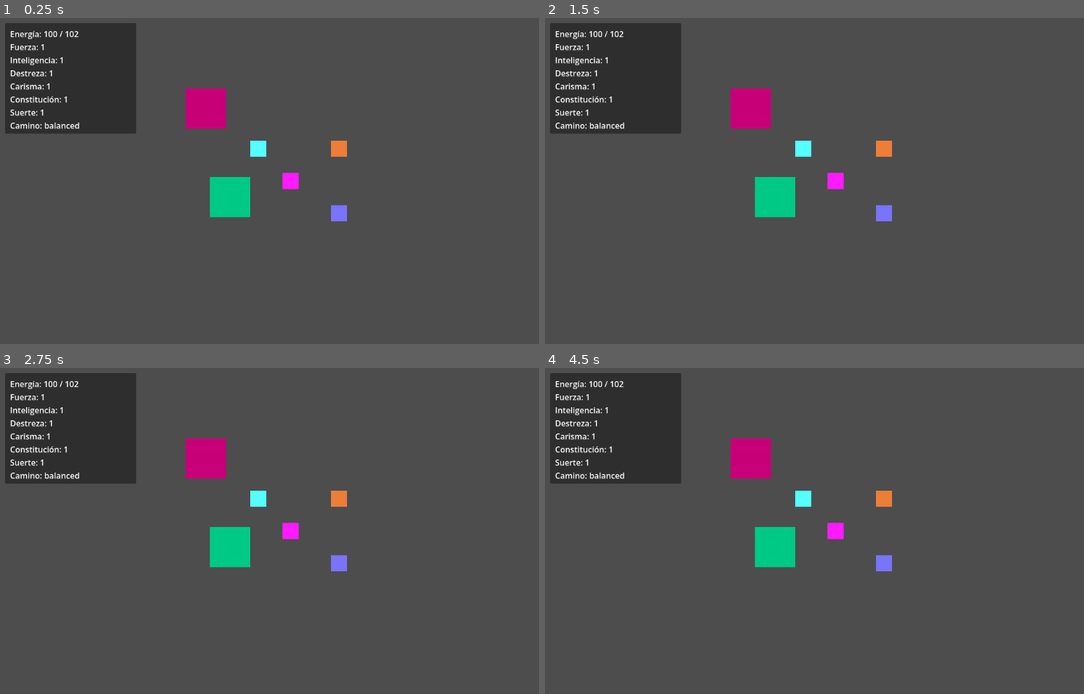
Above: before the commit, frames 1-4 (two rows, left to right).
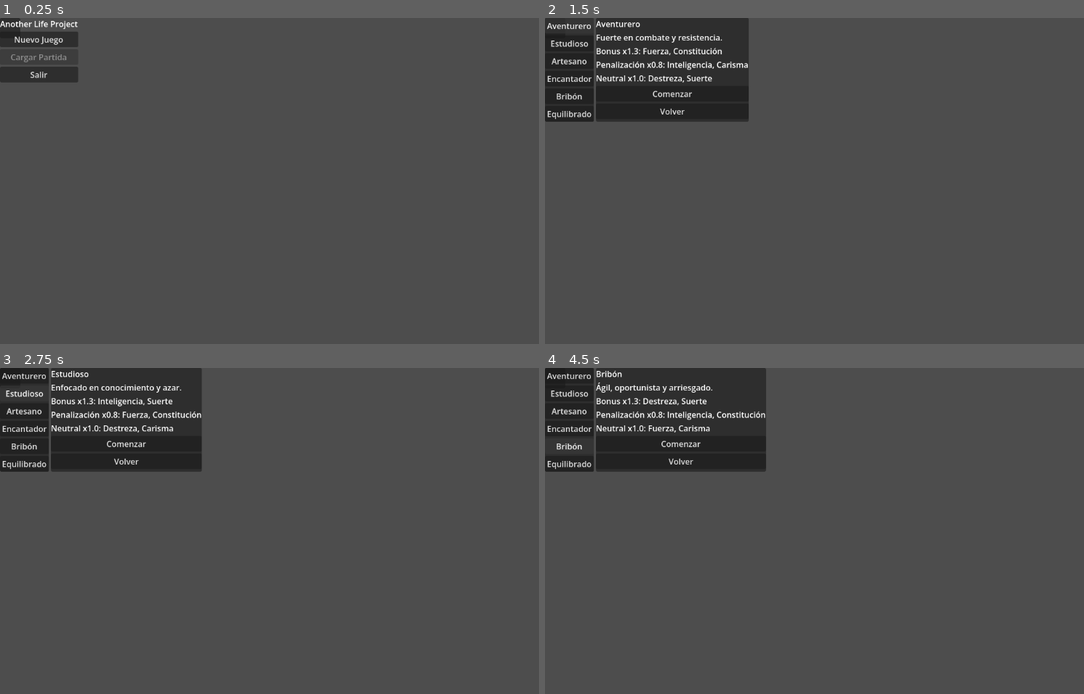
Above: after the commit, the same moments.

Repository: JoshSnowMex/another-life-project
Game: Godot game, scene res://scenes/ui/main_menu.tscn
The game is run twice, just before and just after one commit, with the same random seed, the same clock (stepped at 60 frames per second) and the same inputs. Before the commit the project starts from res://scenes/world/world.tscn.
Inputs (mouse positions are in pixels of both pictures, inside the frame that each line leads up to):
- Up to frame 1 (0.25 s): no input
- Up to frame 2 (1.5 s): click (582, 40) at 0.5 s, where only the run after the commit has a clickable "Nuevo Juego"; click (571, 24) at 1.25 s, where only the run after the commit has a clickable "Aventurero"
- Up to frame 3 (2.75 s): click (26, 394) at 2 s, where only the run after the commit has a clickable "Estudioso"
- Up to frame 4 (4.5 s): click (571, 410) at 2.75 s, where only the run after the commit has a clickable "Artesano"; click (571, 429) at 3.5 s, where only the run after the commit has a clickable "Encantador"; click (571, 446) at 4.25 s, where only the run after the commit has a clickable "Bribón"

The runs differ from the first frame. In frame 1, 9.2% of the frame differs, in the area x 0-65%, y 0-63%; in frame 2, 9.2%; in frame 3, 9.1%; in frame 4, 9.8%.

Commit message:
Add main menu and life path selection

Diff:
--- a/project.godot
+++ b/project.godot
@@ -11,7 +11,7 @@
 [application]
 
 config/name="another-life-project"
-run/main_scene="uid://fo6wvj3tc72p"
+run/main_scene="uid://clvgksbhfa4g"
 config/features=PackedStringArray("4.6", "Forward Plus")
 config/icon="res://icon.svg"
 
--- /dev/null
+++ b/scenes/ui/life_path_selection.tscn
@@ -0,0 +1,86 @@
+[gd_scene format=3 uid="uid://dejdk8qedq504"]
+
+[ext_resource type="Script" uid="uid://cmq2h3ywjosp" path="res://scripts/life_path_selection.gd" id="1_oryou"]
+
+[node name="LifePathSelection" type="CanvasLayer" unique_id=282488244]
+script = ExtResource("1_oryou")
+
+[node name="Panel" type="Panel" parent="." unique_id=1291272385]
+offset_right = 40.0
+offset_bottom = 40.0
+
+[node name="MarginContainer" type="MarginContainer" parent="Panel" unique_id=934488746]
+layout_mode = 0
+offset_right = 40.0
+offset_bottom = 40.0
+
+[node name="HBoxContainer" type="HBoxContainer" parent="Panel/MarginContainer" unique_id=2080869170]
+layout_mode = 2
+
+[node name="PathListPanel" type="PanelContainer" parent="Panel/MarginContainer/HBoxContainer" unique_id=2052476943]
+layout_mode = 2
+
+[node name="PathList" type="VBoxContainer" parent="Panel/MarginContainer/HBoxContainer/PathListPanel" unique_id=1190007411]
+layout_mode = 2
+
+[node name="AdventurerButton" type="Button" parent="Panel/MarginContainer/HBoxContainer/PathListPanel/PathList" unique_id=148289725]
+layout_mode = 2
+text = "Aventurero"
+
+[node name="ScholarButton" type="Button" parent="Panel/MarginContainer/HBoxContainer/PathListPanel/PathList" unique_id=671701164]
+layout_mode = 2
+text = "Estudioso"
+
+[node name="ArtisanButton" type="Button" parent="Panel/MarginContainer/HBoxContainer/PathListPanel/PathList" unique_id=731007584]
+layout_mode = 2
+text = "Artesano"
+
+[node name="CharmerButton" type="Button" parent="Panel/MarginContainer/HBoxContainer/PathListPanel/PathList" unique_id=1845206549]
+layout_mode = 2
+text = "Encantador"
+
+[node name="RogueButton" type="Button" parent="Panel/MarginContainer/HBoxContainer/PathListPanel/PathList" unique_id=168005752]
+layout_mode = 2
+text = "Bribón"
+
+[node name="BalancedButton" type="Button" parent="Panel/MarginContainer/HBoxContainer/PathListPanel/PathList" unique_id=225246276]
+layout_mode = 2
+text = "Equilibrado"
+
+[node name="DetailsPanel" type="PanelContainer" parent="Panel/MarginContainer/HBoxContainer" unique_id=543231323]
+layout_mode = 2
+
+[node name="DetailsContent" type="VBoxContainer" parent="Panel/MarginContainer/HBoxContainer/DetailsPanel" unique_id=2000802083]
+layout_mode = 2
+
+[node name="TitleLabel" type="Label" parent="Panel/MarginContainer/HBoxContainer/DetailsPanel/DetailsContent" unique_id=1561847975]
+layout_mode = 2
+
+[node name="DescriptionLabel" type="Label" parent="Panel/MarginContainer/HBoxContainer/DetailsPanel/DetailsContent" unique_id=2090390620]
+layout_mode = 2
+
+[node name="BonusLabel" type="Label" parent="Panel/MarginContainer/HBoxContainer/DetailsPanel/DetailsContent" unique_id=1102578700]
+layout_mode = 2
+
+[node name="PenaltyLabel" type="Label" parent="Panel/MarginContainer/HBoxContainer/DetailsPanel/DetailsContent" unique_id=929278636]
+layout_mode = 2
+
+[node name="NeutralLabel" type="Label" parent="Panel/MarginContainer/HBoxContainer/DetailsPanel/DetailsContent" unique_id=600460520]
+layout_mode = 2
+
+[node name="ConfirmButton" type="Button" parent="Panel/MarginContainer/HBoxContainer/DetailsPanel/DetailsContent" unique_id=65904289]
+layout_mode = 2
+text = "Comenzar"
+
+[node name="BackButton" type="Button" parent="Panel/MarginContainer/HBoxContainer/DetailsPanel/DetailsContent" unique_id=205170752]
+layout_mode = 2
+text = "Volver"
+
+[connection signal="pressed" from="Panel/MarginContainer/HBoxContainer/PathListPanel/PathList/AdventurerButton" to="." method="_on_adventurer_button_pressed"]
+[connection signal="pressed" from="Panel/MarginContainer/HBoxContainer/PathListPanel/PathList/ScholarButton" to="." method="_on_scholar_button_pressed"]
+[connection signal="pressed" from="Panel/MarginContainer/HBoxContainer/PathListPanel/PathList/ArtisanButton" to="." method="_on_artisan_button_pressed"]
+[connection signal="pressed" from="Panel/MarginContainer/HBoxContainer/PathListPanel/PathList/CharmerButton" to="." method="_on_charmer_button_pressed"]
+[connection signal="pressed" from="Panel/MarginContainer/HBoxContainer/PathListPanel/PathList/RogueButton" to="." method="_on_rogue_button_pressed"]
+[connection signal="pressed" from="Panel/MarginContainer/HBoxContainer/PathListPanel/PathList/BalancedButton" to="." method="_on_balanced_button_pressed"]
+[connection signal="pressed" from="Panel/MarginContainer/HBoxContainer/DetailsPanel/DetailsContent/ConfirmButton" to="." method="_on_confirm_button_pressed"]
+[connection signal="pressed" from="Panel/MarginContainer/HBoxContainer/DetailsPanel/DetailsContent/BackButton" to="." method="_on_back_button_pressed"]
--- /dev/null
+++ b/scenes/ui/main_menu.tscn
@@ -0,0 +1,38 @@
+[gd_scene format=3 uid="uid://clvgksbhfa4g"]
+
+[ext_resource type="Script" uid="uid://bmup8mdlbqotu" path="res://scripts/main_menu.gd" id="1_sl1te"]
+
+[node name="MainMenu" type="CanvasLayer" unique_id=1768985125]
+script = ExtResource("1_sl1te")
+
+[node name="Panel" type="Panel" parent="." unique_id=1869616189]
+offset_right = 40.0
+offset_bottom = 40.0
+
+[node name="MarginContainer" type="MarginContainer" parent="Panel" unique_id=1398918635]
+layout_mode = 0
+offset_right = 40.0
+offset_bottom = 40.0
+
+[node name="VBoxContainer" type="VBoxContainer" parent="Panel/MarginContainer" unique_id=721079136]
+layout_mode = 2
+
+[node name="TitleLabel" type="Label" parent="Panel/MarginContainer/VBoxContainer" unique_id=1280311943]
+layout_mode = 2
+text = "Another Life Project"
+
+[node name="NewGameButton" type="Button" parent="Panel/MarginContainer/VBoxContainer" unique_id=1505056754]
+layout_mode = 2
+text = "Nuevo Juego"
+
+[node name="LoadGameButton" type="Button" parent="Panel/MarginContainer/VBoxContainer" unique_id=474469626]
+layout_mode = 2
+text = "Cargar Partida"
+
+[node name="QuitButton" type="Button" parent="Panel/MarginContainer/VBoxContainer" unique_id=790213929]
+layout_mode = 2
+text = "Salir"
+
+[connection signal="pressed" from="Panel/MarginContainer/VBoxContainer/NewGameButton" to="." method="_on_new_game_button_pressed"]
+[connection signal="pressed" from="Panel/MarginContainer/VBoxContainer/LoadGameButton" to="." method="_on_load_game_button_pressed"]
+[connection signal="pressed" from="Panel/MarginContainer/VBoxContainer/QuitButton" to="." method="_on_quit_button_pressed"]
--- /dev/null
+++ b/scripts/life_path_selection.gd
@@ -0,0 +1,106 @@
+extends CanvasLayer
+
+@onready var title_label: Label = $Panel/MarginContainer/HBoxContainer/DetailsPanel/DetailsContent/TitleLabel
+@onready var description_label: Label = $Panel/MarginContainer/HBoxContainer/DetailsPanel/DetailsContent/DescriptionLabel
+@onready var bonus_label: Label = $Panel/MarginContainer/HBoxContainer/DetailsPanel/DetailsContent/BonusLabel
+@onready var penalty_label: Label = $Panel/MarginContainer/HBoxContainer/DetailsPanel/DetailsContent/PenaltyLabel
+@onready var neutral_label: Label = $Panel/MarginContainer/HBoxContainer/DetailsPanel/DetailsContent/NeutralLabel
+@onready var confirm_button: Button = $Panel/MarginContainer/HBoxContainer/DetailsPanel/DetailsContent/ConfirmButton
+
+var selected_life_path: String = ""
+
+var life_paths: Dictionary = {
+	"adventurer": {
+		"display_name": "Aventurero",
+		"description": "Fuerte en combate y resistencia.",
+		"bonus": "Fuerza, Constitución",
+		"penalty": "Inteligencia, Carisma",
+		"neutral": "Destreza, Suerte"
+	},
+	"scholar": {
+		"display_name": "Estudioso",
+		"description": "Enfocado en conocimiento y azar.",
+		"bonus": "Inteligencia, Suerte",
+		"penalty": "Fuerza, Constitución",
+		"neutral": "Destreza, Carisma"
+	},
+	"artisan": {
+		"display_name": "Artesano",
+		"description": "Habilidad manual y resistencia.",
+		"bonus": "Destreza, Constitución",
+		"penalty": "Carisma, Suerte",
+		"neutral": "Fuerza, Inteligencia"
+	},
+	"charmer": {
+		"display_name": "Encantador",
+		"description": "Social y con buena suerte.",
+		"bonus": "Carisma, Suerte",
+		"penalty": "Fuerza, Destreza",
+		"neutral": "Inteligencia, Constitución"
+	},
+	"rogue": {
+		"display_name": "Bribón",
+		"description": "Ágil, oportunista y arriesgado.",
+		"bonus": "Destreza, Suerte",
+		"penalty": "Inteligencia, Constitución",
+		"neutral": "Fuerza, Carisma"
+	},
+	"balanced": {
+		"display_name": "Equilibrado",
+		"description": "Sin ventajas ni desventajas.",
+		"bonus": "Ninguno",
+		"penalty": "Ninguna",
+		"neutral": "Todos"
+	}
+}
+
+func _ready() -> void:
+	confirm_button.disabled = true
+	clear_details()
+
+func select_life_path(life_path_id: String) -> void:
+	selected_life_path = life_path_id
+
+	var data: Dictionary = life_paths.get(life_path_id, {})
+
+	title_label.text = str(data.get("display_name", life_path_id))
+	description_label.text = str(data.get("description", ""))
+	bonus_label.text = "Bonus x1.3: " + str(data.get("bonus", ""))
+	penalty_label.text = "Penalización x0.8: " + str(data.get("penalty", ""))
+	neutral_label.text = "Neutral x1.0: " + str(data.get("neutral", ""))
+
+	confirm_button.disabled = false
+
+func clear_details() -> void:
+	title_label.text = "Elige un camino de vida"
+	description_label.text = "Tu camino no bloquea contenido. Solo cambia la velocidad con la que subes ciertas estadísticas."
+	bonus_label.text = "Bonus x1.3: -"
+	penalty_label.text = "Penalización x0.8: -"
+	neutral_label.text = "Neutral x1.0: -"
+
+func _on_adventurer_button_pressed() -> void:
+	select_life_path("adventurer")
+
+func _on_scholar_button_pressed() -> void:
+	select_life_path("scholar")
+
+func _on_artisan_button_pressed() -> void:
+	select_life_path("artisan")
+
+func _on_charmer_button_pressed() -> void:
+	select_life_path("charmer")
+
+func _on_rogue_button_pressed() -> void:
+	select_life_path("rogue")
+
+func _on_balanced_button_pressed() -> void:
+	select_life_path("balanced")
+
+func _on_confirm_button_pressed() -> void:
+	if selected_life_path == "":
+		return
+
+	SaveSystem.start_new_game(selected_life_path)
+
+func _on_back_button_pressed() -> void:
+	get_tree().change_scene_to_file("res://scenes/ui/main_menu.tscn")
--- /dev/null
+++ b/scripts/main_menu.gd
@@ -0,0 +1,16 @@
+extends CanvasLayer
+
+@onready var load_button: Button = $Panel/MarginContainer/VBoxContainer/LoadGameButton
+
+func _ready() -> void:
+	load_button.disabled = not SaveSystem.has_save_file()
+
+func _on_new_game_button_pressed() -> void:
+	get_tree().change_scene_to_file("res://scenes/ui/life_path_selection.tscn")
+
+func _on_load_game_button_pressed() -> void:
+	if not SaveSystem.load_game_and_enter_world():
+		load_button.disabled = true
+
+func _on_quit_button_pressed() -> void:
+	get_tree().quit()
--- a/systems/player_stats.gd
+++ b/systems/player_stats.gd
@@ -17,6 +17,20 @@
 func _ready() -> void:
 	load_starting_inventory()
 	update_max_energy()
+
+func reset_for_new_game(selected_life_path: String) -> void:
+	strength = 1
+	intelligence = 1
+	dexterity = 1
+	charisma = 1
+	constitution = 1
+	luck = 1
+
+	life_path = selected_life_path
+
+	load_starting_inventory()
+	update_max_energy()
+	current_energy = max_energy
 
 func load_starting_inventory() -> void:
 	inventory = DialogueDatabase.get_starting_inventory()
--- a/systems/save_system.gd
+++ b/systems/save_system.gd
@@ -3,6 +3,7 @@
 const SAVE_FILE_PATH: String = "user://save_game.json"
 const SAVE_VERSION: int = 2
 const POSITION_SAVE_GROUP: String = "save_position"
+const WORLD_SCENE_PATH: String = "res://scenes/world/world.tscn"
 
 func save_game() -> bool:
 	var save_data: Dictionary = create_save_data()
@@ -52,6 +53,29 @@
 		return false
 
 	return true
+
+func start_new_game(selected_life_path: String) -> void:
+	reset_game_state(selected_life_path)
+	get_tree().change_scene_to_file(WORLD_SCENE_PATH)
+
+func load_game_and_enter_world() -> bool:
+	if not has_save_file():
+		return false
+
+	var change_error: Error = get_tree().change_scene_to_file(WORLD_SCENE_PATH)
+
+	if change_error != OK:
+		push_error("No se pudo cambiar a la escena del mundo.")
+		return false
+
+	call_deferred("load_game")
+	return true
+
+func reset_game_state(selected_life_path: String) -> void:
+	TimeSystem.current_day = 1
+	PlayerStats.reset_for_new_game(selected_life_path)
+	RelationshipSystem.relationships.clear()
+	EventSystem.reset_flags()
 
 func create_save_data() -> Dictionary:
 	return {
Not shown, added: scripts/life_path_selection.gd.uid
Not shown, added: scripts/main_menu.gd.uid
